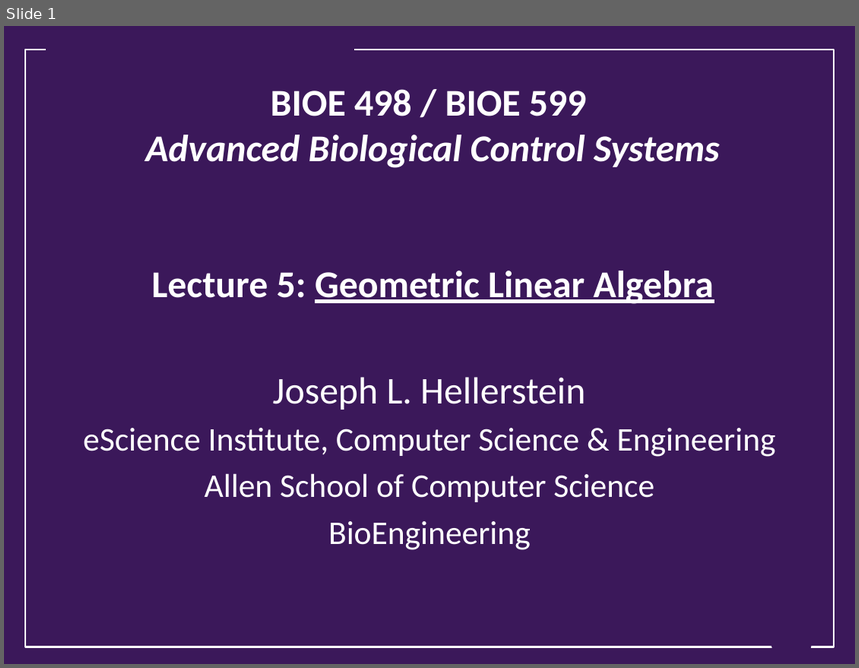
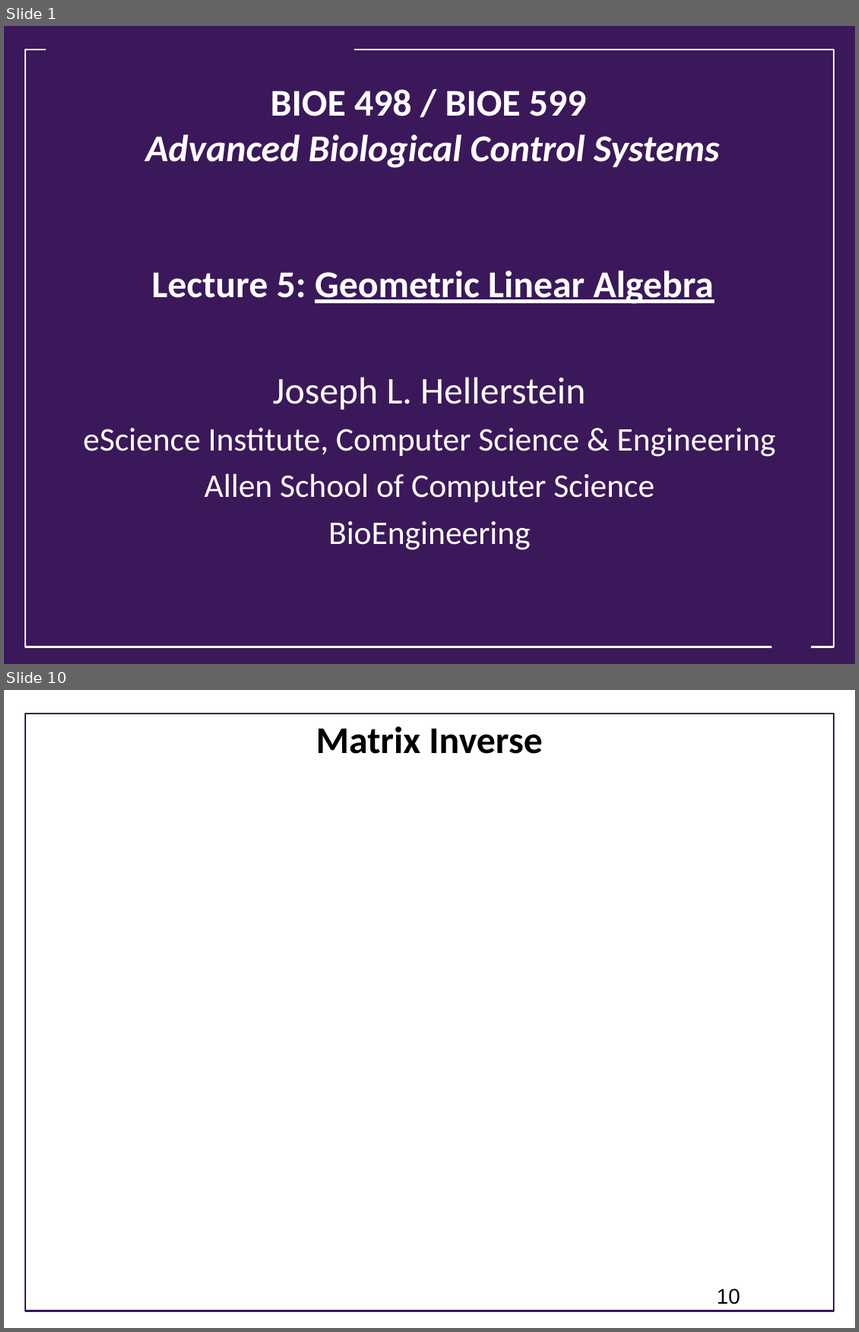
Before and after one commit to joseph-hellerstein/advanced-controls-lectures, a slide deck: Lecture_4-Geometric-Linear-Algebra/Geometric-Linear-Algebra.pptx. Shown one above the other, each under a label of ours: slide 1 before the commit, slides 1 and 10 after it; the slides between them are not shown. The pictures are 859x668 and 859x1332 pixels, drawn with LibreOffice and Linux fonts; fonts in the diff are those of the drawing; background and template pictures are left out. Boxes give left, top, right and bottom in pixels: in the first picture for what was removed or moved away, otherwise in the second. Text is boxed around its words. In the diff, an @@ line names an element or a change of style, - is before the commit and + after.

```diff
--- a/Lecture_4-Geometric-Linear-Algebra/Geometric-Linear-Algebra.pptx
+++ b/Lecture_4-Geometric-Linear-Algebra/Geometric-Linear-Algebra.pptx
@@ slide 10 added at [4, 690, 855, 1328], background #FFFFFF @@
@@ rectangle added at [25, 714, 834, 1312], outline #3B185A 1.75 pt @@
@@ title added at [316, 726, 542, 754], 32 pt, text #000000, bold @@
+Matrix Inverse
@@ page number added at [717, 1289, 740, 1305], 18 pt, text #000000 @@
+10
```
Also in this commit, not shown: 2 slides changed, 13 other slides added, 1 slide removed.
